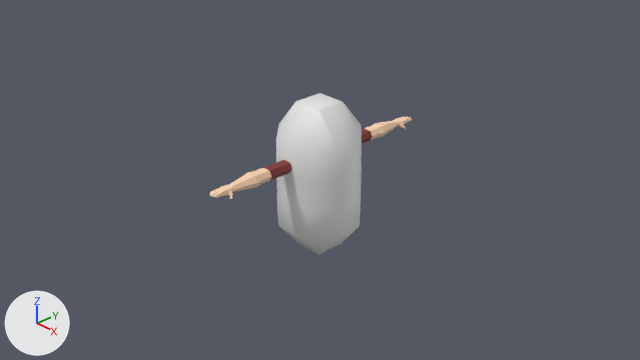
Two versions of the Blender file Art/character.blend, one commit apart.
One viewpoint serves both versions: the file's camera 'Camera'. Every picture has the same lights, and +X, +Y and +Z are marked at lower left.

Objects in the first picture: 'Cube', 'Mball'.
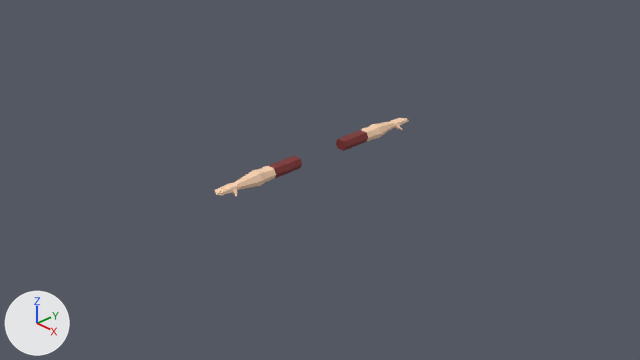
Boxes [x1, y1, x2, y2] around the edits, measured in the pictures (640 x 360 px):
'Mball', hidden: before [276, 93, 361, 255]
'Cube', moved: before [210, 116, 412, 199]; after [215, 118, 409, 197]

Diff of the bpy script that builds the scene:
```diff
--- a/Art/character.blend.py
+++ b/Art/character.blend.py
@@ me_cube_001 @@
 me_cube_001.from_pydata(...)  # 277 vertices, 305 faces; spans x 0.442..1.693, y -0.122..0.106, z 0.227..0.384
 # used by ob_cube; location = (0.0, 0.0, 0.0); rotation_euler = (0.0, 0.0, 1.571), in degrees (0, 0, 90)
+# me_cube_001 part 1: the whole mesh is moved by (-0.07, 0.0, 0.0)
 me_cube_001.materials.append(mat_skin)
@@ ob_mball @@
 ob_mball.rotation_euler = (1.571, 0.0, 0.0)  # degrees (90, 0, 0)
+ob_mball.hide_set(True)
@@ ob_cube @@
 ob_cube = bpy.data.objects.new('Cube', me_cube_001)
-ob_cube.location = (0.0, 0.0, 0.0)
+ob_cube.location = (0.0, 0.0, 0.002)
 ob_cube.rotation_euler = (0.0, 0.0, 1.571)  # degrees (0, 0, 90)
```
